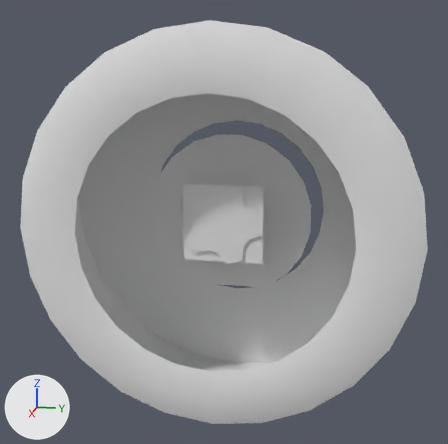
One commit to the OBJ model Meshes/Ferrari_330_P4/Ferrari 330 P4 wheel f tire.obj: the scene before it, then after it.
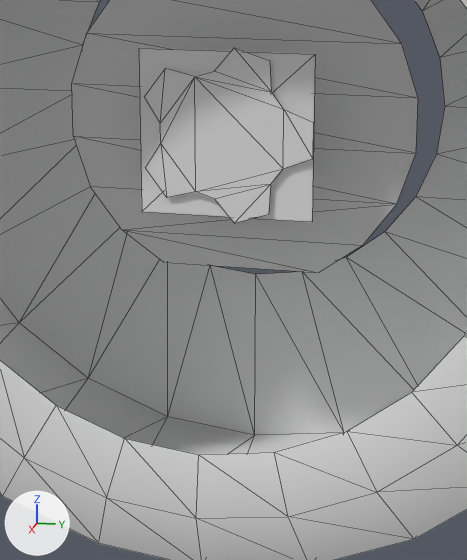
Each version is shown whole from a camera (50 mm lens) standing at (46.3, 9.1, 11.4) and looking at (0.8, 0.0, 0.0), then close up on the part from 26% to 75% of the width and 36% to 95% of the height. Arrows for +X, +Y and +Z are at lower left; the lights stay in place. The close-ups show mesh edges as thin lines. Where no turn or scale is listed for an object, it has been applied to the vertices. Vertices at the same position are counted once.

Before the edit, the objects in view are built like this:
```python
me_wheel_f_tire_3dwheel_front_l_0 = bpy.data.meshes.new('wheel_f_tire_3DWheel_Front_L_0')
me_wheel_f_tire_3dwheel_front_l_0.from_pydata(...)  # 162 vertices, 228 faces; spans x -4.8..6.4, y -14.5..14.5, z -14.5..14.5
me_wheel_f_tire_3dwheel_front_l_0.materials.append(mat_default_obj)  # white #e7e7e7
ob_wheel_f_tire_3dwheel_front_l_0 = bpy.data.objects.new('wheel_f_tire_3DWheel_Front_L_0', me_wheel_f_tire_3dwheel_front_l_0)
ob_wheel_f_tire_3dwheel_front_l_0.location = (0.0, 0.0, 0.0)
```
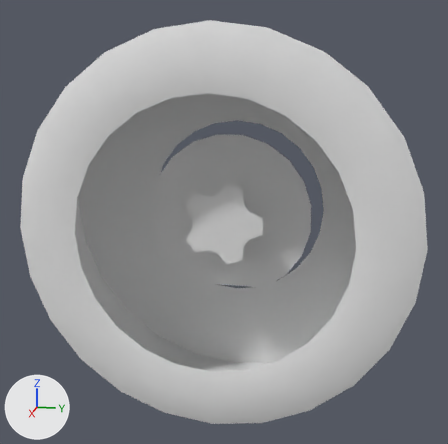
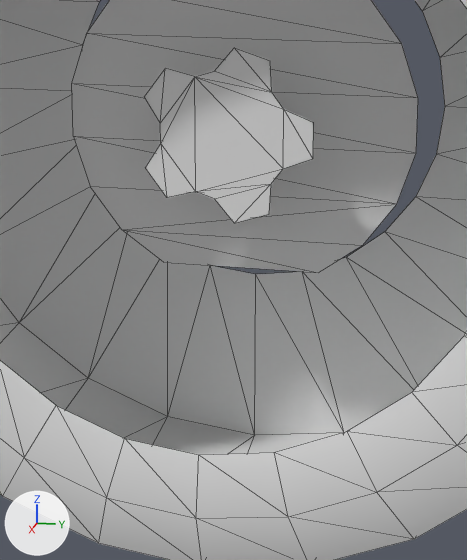
The change in detail:
me_wheel_f_tire_3dwheel_front_l_0 has 162 vertices, 228 faces and spans x -4.8..6.4, y -14.5..14.5, z -14.5..14.5.
me_wheel_f_tire_3dwheel_front_l_0 is used by ob_wheel_f_tire_3dwheel_front_l_0; location (0.0, 0.0, 0.0).
me_wheel_f_tire_3dwheel_front_l_0 part 1: the loose piece of 4 vertices spanning x 1.3, y -3.1..3.1, z -3.0..3.0 is deleted.

Pixel boxes (x1, y1, x2, y2) of what changed, in the close-ups (467 x 560 px):
part 1 of me_wheel_f_tire_3dwheel_front_l_0, deleted: before (139, 48, 315, 222)
